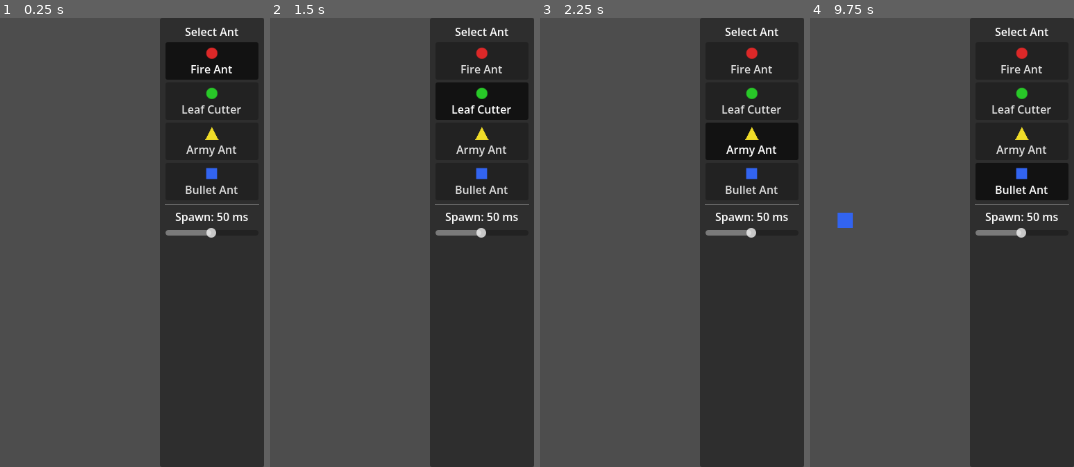
Above: before the commit, frames 1-4 (left to right).
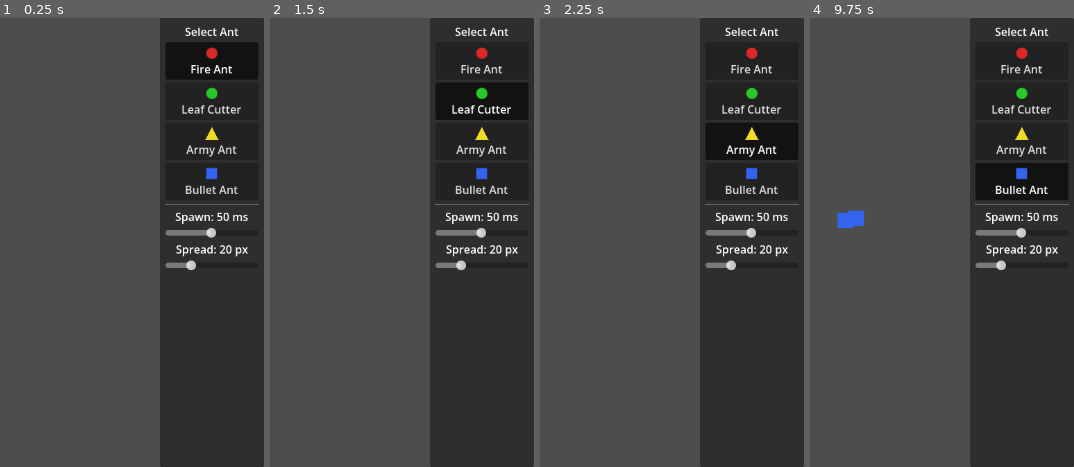
Above: after the commit, the same moments.

Repository: zvzv1919/sim-ant
Game: Godot game, scene res://main.tscn
Two runs of this game, one before a commit and one after it. Both use one fixed random seed, a clock stepped at 60 frames per second and the inputs below.
Inputs (mouse positions are in pixels of both pictures, inside the frame that each line leads up to):
- Up to frame 1 (0.25 s): no input
- Up to frame 2 (1.5 s): click "Fire Ant" at 0.5 s; click "Leaf Cutter" at 1.25 s
- Up to frame 3 (2.25 s): click "Army Ant" at 2 s
- Up to frame 4 (9.75 s): click "Bullet Ant" at 2.75 s; click "Fire Ant" at 3.5 s; click "Leaf Cutter" at 4.25 s; click "Army Ant" at 5 s; click "Bullet Ant" at 5.75 s; click "Fire Ant" at 6.5 s; click "Leaf Cutter" at 7.25 s; click "Army Ant" at 8 s; click "Bullet Ant" at 8.75 s; tap Enter at 9.5 s; move the mouse to (849, 220) at 9.52 s; click (849, 220) at 9.67 s

The runs differ from the first frame. In frame 1, 0.5% of the frame differs, in the area x 62-94%, y 50-57%; in frame 2, 0.5%; in frame 3, 0.5%; in frame 4, 0.6%, in the area x 14-94%, y 42-57%.

Commit message:
Jittering ant spawn / group spawn

Diff:
--- a/hud/hud.gd
+++ b/hud/hud.gd
@@ -2,6 +2,7 @@
 
 signal ant_type_selected(ant_type: String)
 signal spawn_interval_changed(interval: float)
+signal spawn_spread_changed(spread: float)
 
 @onready var fire_btn = $MarginContainer/VBoxContainer/FireAntButton
 @onready var leaf_btn = $MarginContainer/VBoxContainer/LeafCutterButton
@@ -9,8 +10,14 @@
 @onready var bullet_btn = $MarginContainer/VBoxContainer/BulletAntButton
 @onready var spawn_slider = $MarginContainer/VBoxContainer/SpawnIntervalSlider
 @onready var spawn_label = $MarginContainer/VBoxContainer/SpawnIntervalLabel
+@onready var spread_slider = $MarginContainer/VBoxContainer/SpawnSpreadSlider
+@onready var spread_label = $MarginContainer/VBoxContainer/SpawnSpreadLabel
 
 var selected_ant_type := "fire_ant"
+var spawn_interval: float:
+	get: return spawn_slider.value
+var spawn_spread: float:
+	get: return spread_slider.value
 
 func _ready():
 	fire_btn.pressed.connect(_select.bind("fire_ant"))
@@ -20,6 +27,8 @@
 	_highlight_selected()
 	spawn_slider.value_changed.connect(_on_spawn_interval_changed)
 	_update_spawn_label()
+	spread_slider.value_changed.connect(_on_spawn_spread_changed)
+	_update_spread_label()
 
 func _select(ant_type: String):
 	selected_ant_type = ant_type
@@ -38,3 +47,10 @@
 
 func _update_spawn_label():
 	spawn_label.text = "Spawn: %.0f ms" % (spawn_slider.value * 1000)
+
+func _on_spawn_spread_changed(value: float):
+	spawn_spread_changed.emit(value)
+	_update_spread_label()
+
+func _update_spread_label():
+	spread_label.text = "Spread: %.0f px" % spread_slider.value
--- a/hud/hud.tscn
+++ b/hud/hud.tscn
@@ -89,3 +89,15 @@
 max_value = 0.1
 step = 0.001
 value = 0.05
+
+[node name="SpawnSpreadLabel" type="Label" parent="MarginContainer/VBoxContainer"]
+layout_mode = 2
+text = "Spread: 20 px"
+horizontal_alignment = 1
+
+[node name="SpawnSpreadSlider" type="HSlider" parent="MarginContainer/VBoxContainer"]
+layout_mode = 2
+min_value = 0.0
+max_value = 80.0
+step = 1.0
+value = 20.0
--- a/main.gd
+++ b/main.gd
@@ -6,4 +6,7 @@
 func _ready():
 	world.set_excluded_control(hud)
 	hud.ant_type_selected.connect(func(t): world.selected_ant_type = t)
+	world.spawn_interval = hud.spawn_interval
 	hud.spawn_interval_changed.connect(func(i): world.spawn_interval = i)
+	world.spawn_spread = hud.spawn_spread
+	hud.spawn_spread_changed.connect(func(s): world.spawn_spread = s)
--- a/world/world.gd
+++ b/world/world.gd
@@ -9,7 +9,8 @@
 var selected_ant_type := "fire_ant"
 var _mouse_held := false
 var _spawn_timer := 0.0
-var spawn_interval := 0.08
+var spawn_interval: float
+var spawn_spread: float = 20.0
 var _excluded_rect: Control
 
 func set_excluded_control(control: Control):
@@ -27,14 +28,23 @@
 			_mouse_held = false
 
 func _process(delta):
-	if _mouse_held:
-		_spawn_timer += delta
-		if _spawn_timer >= spawn_interval:
-			_spawn_timer -= spawn_interval
-			var pos = get_viewport().get_mouse_position()
-			if _excluded_rect and _excluded_rect.get_global_rect().has_point(pos):
-				return
-			_spawn_ant(pos)
+	if not _mouse_held or spawn_interval <= 0.0:
+		return
+	_spawn_timer += delta
+	while _spawn_timer >= spawn_interval:
+		_spawn_timer -= spawn_interval
+		var pos = get_viewport().get_mouse_position()
+		if _excluded_rect and _excluded_rect.get_global_rect().has_point(pos):
+			_spawn_timer = 0.0
+			return
+		_spawn_ant(_jitter(pos))
+
+func _jitter(center: Vector2) -> Vector2:
+	if spawn_spread <= 0.0:
+		return center
+	var angle = randf() * TAU
+	var r = sqrt(randf()) * spawn_spread
+	return center + Vector2(cos(angle), sin(angle)) * r
 
 func _spawn_ant(pos: Vector2):
 	var ant = ant_scenes[selected_ant_type].instantiate()
